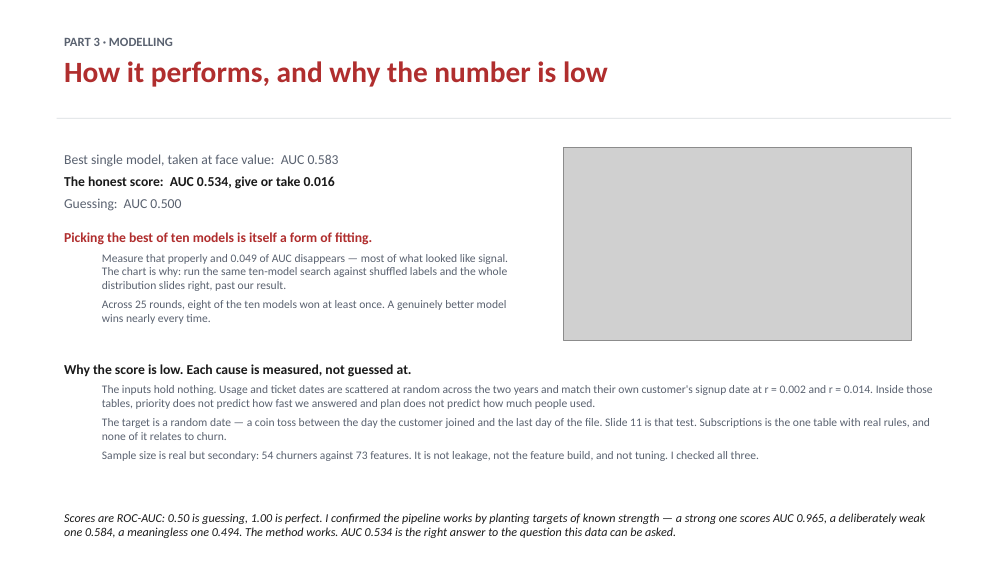
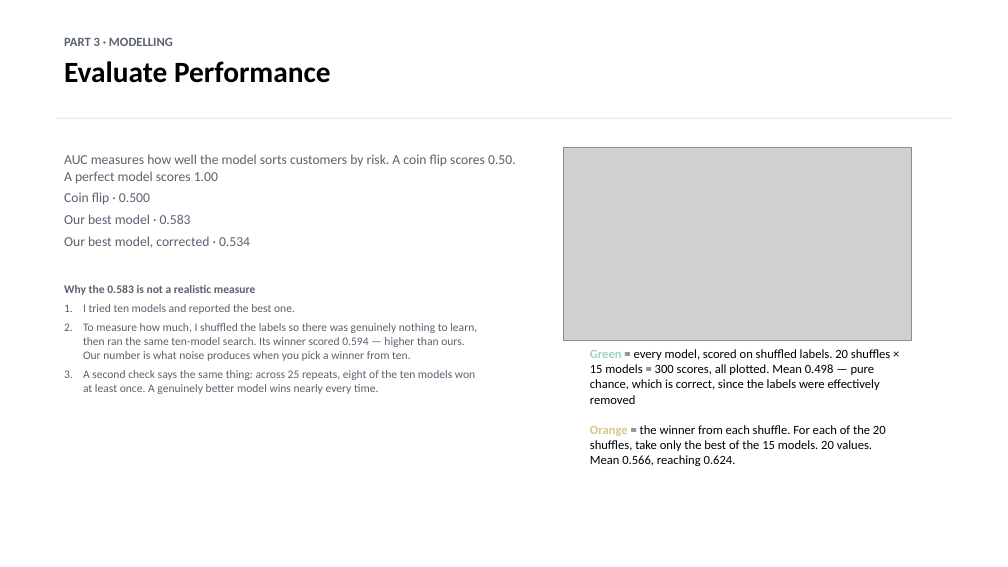
Before and after one commit to dmitriyratu/avepoint-churn-case-study, a slide deck: slide 11 of outputs/decks/AvePoint_Case_Study.pptx. Drawn at 1008x567 pixels with LibreOffice and Linux fonts; fonts in the diff are those of the drawing; grey boxes stand for pictures. Boxes give left, top, right and bottom in pixels: in the first picture for what was removed or moved away, otherwise in the second. Text is boxed around its words. In the diff, an @@ line names an element or a change of style, - is before the commit and + after.

Commit message:
Enhance data exploration and visualization in presentation materials
- Updated `build_new_slides.py` to include a new section on data exploration, highlighting the lack of standout customer segments when tested against chance.
- Revised `fig_feature_catalogue.py` to improve feature descriptions and streamline the code structure.
- Enhanced `fig_segment_shuffle_html.py` with additional variables for analysis and improved visual layout for better clarity.
- Updated HTML and PNG outputs to reflect the latest changes in the data exploration findings.

These modifications aim to provide clearer insights into customer behavior and improve the overall presentation quality.

```diff
--- a/outputs/decks/AvePoint_Case_Study.pptx
+++ b/outputs/decks/AvePoint_Case_Study.pptx
@@ text at box(64, 61, 331, 83): text changed; text colour #B02E2E to #000000 @@
-How it performs, and why the number is low
+Evaluate Performance
@@ text at box(64, 154, 516, 248): text changed; size 11 to 13 pt @@
-Best single model, taken at face value: AUC 0.583
-The honest score: AUC 0.534, give or take 0.016
-Guessing: AUC 0.500
-Picking the best of ten models is itself a form of fitting.
-  Measure that properly and 0.049 of AUC disappears — most of what looked like signal. The chart is why: run the same ten-model search against shuffled labels and the whole distribution slides right, past our result.
-  Across 25 rounds, eight of the ten models won at least once. A genuinely better model wins nearly every time.
+AUC measures how well the model sorts customers by risk. A coin flip scores 0.50. A perfect model scores 1.00
+Coin flip · 0.500
+Our best model · 0.583
+Our best model, corrected · 0.534
@@ text at box(64, 285, 477, 394): text changed @@
-Why the score is low. Each cause is measured, not guessed at.
-  The inputs hold nothing. Usage and ticket dates are scattered at random across the two years and match their own customer's signup date at r = 0.002 and r = 0.014. Inside those tables, priority does not predict how fast we answered and plan does not predict how much people used.
-  The target is a random date — a coin toss between the day the customer joined and the last day of the file. Slide 11 is that test. Subscriptions is the one table with real rules, and none of it relates to churn.
-  Sample size is real but secondary: 54 churners against 73 features. It is not leakage, not the feature build, and not tuning. I checked all three.
+Why the 0.583 is not a realistic measure
+1. I tried ten models and reported the best one.
+2. To measure how much, I shuffled the labels so there was genuinely nothing to learn, then ran the same ten-model search. Its winner scored 0.594 — higher than ours. Our number is what noise produces when you pick a winner from ten.
+3. A second check says the same thing: across 25 repeats, eight of the ten models won at least once. A genuinely better model wins nearly every time.
@@ text added at box(590, 349, 890, 466), 12 pt, text #000000 @@
+Green = every model, scored on shuffled labels. 20 shuffles × 15 models = 300 scores, all plotted. Mean 0.498 — pure chance, which is correct, since the labels were effectively removed
+Orange = the winner from each shuffle. For each of the 20 shuffles, take only the best of the 15 models. 20 values. Mean 0.566, reaching 0.624.
@@ text removed at box(64, 513, 925, 538) @@
-Scores are ROC-AUC: 0.50 is guessing, 1.00 is perfect. I confirmed the pipeline works by planting targets of known strength — a strong one scores AUC 0.965, a deliberately weak one 0.584, a meaningless one 0.494. The method works. AUC 0.534 is the right answer to the question this data can be asked.
```
Also in this commit, not shown: 8 other slides changed, 1 slide added, 1 slide removed, 13 other files.
